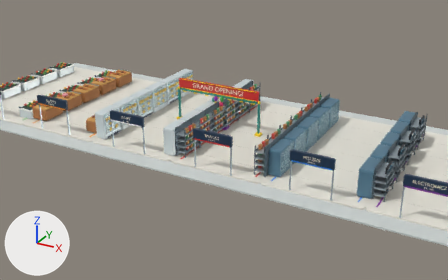
Renders of the Blender file Assets.blend from each side of a commit.
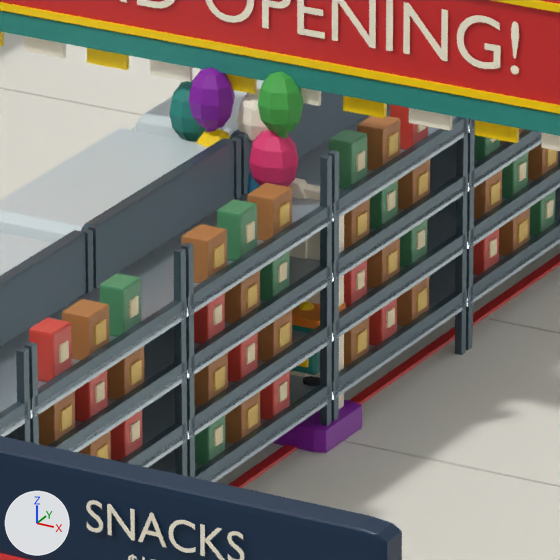
Old and new are each drawn from a camera (50 mm lens) standing at (23.88, -42.39, 20.11) and looking at (0.83, -0.48, -0.84) and again close up on the part from 44% to 55% of the width and 32% to 50% of the height. Lighting does not change. The marker at lower left points along +X, +Y and +Z. The last two pictures show the newer version.

Names of what the first close-up shows: 'Banner bottom gold trim', 'Banner top rail', 'Dairy aisle floor', 'Dairy refrigerator cold cabinet.008', 'Grand opening banner panel', 'Sign GRAND OPENING!', 'Snack display shelf back.001', 'Snack display shelf back.002', 'Snack display shelf.007', 'Snack display shelf.011', 'Snacks aisle floor', 'Snacks aisle header' and 156 more.
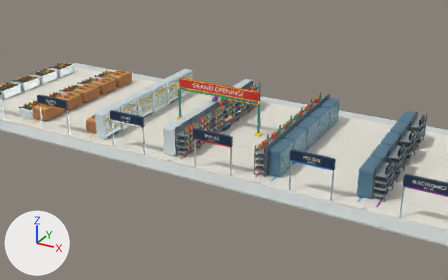
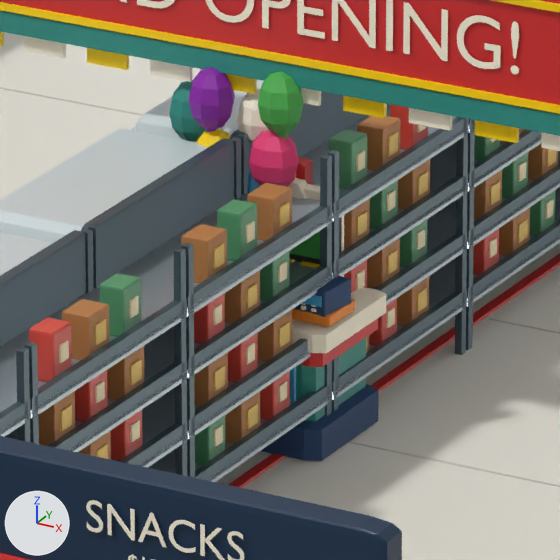
Not visible in the close-ups: 'Terminal key.001', 'Terminal key.003'.

Location of each change, [x1, y1, x2, y2] in pixels of the close-ups (560 x 560 px):
'Register base', added (dark blue)
    after: [261, 384, 378, 461]
'Checkout countertop', added
    after: [292, 287, 386, 353]
'Register cabinet', added (cyan)
    after: [296, 338, 366, 421]
'Payment terminal body', added (dark blue)
    after: [295, 276, 351, 317]
'Display tabletop', added (red)
    after: [299, 318, 378, 367]
'Payment terminal base', added (orange)
    after: [292, 299, 355, 327]
'Register screen', added (green)
    after: [289, 231, 320, 259]
'Sale sign panel', added
    after: [296, 157, 313, 185]
'Register monitor', added
    after: [289, 217, 342, 264]
'Cabinet front panel', added (mostly hidden)
    after: [290, 367, 296, 402]
'Payment terminal display', added
    after: [302, 295, 322, 307]
'Sale product top.005', added (mostly hidden)
    after: [300, 261, 320, 268]
'Terminal key', added
    after: [301, 305, 306, 310]
'Terminal key.002', added
    after: [311, 308, 316, 312]
'Shopper base', unchanged, covered by the edit
    before: [272, 400, 362, 453]

Edits to the bpy script that builds the scene:
```text
Add ob_terminal_key_003:
    ob_terminal_key_003 = bpy.data.objects.new('Terminal key.003', me_goa_cube_goa_celebration_cream)
    ob_terminal_key_003.location = (0.86, -0.375, 1.21)
    ob_terminal_key_003.scale = (0.035, 0.025, 0.022)
Add ob_terminal_key_002:
    ob_terminal_key_002 = bpy.data.objects.new('Terminal key.002', me_goa_cube_goa_celebration_cream)
    ob_terminal_key_002.location = (0.86, -0.375, 1.17)
    ob_terminal_key_002.scale = (0.035, 0.025, 0.022)
Add ob_terminal_key_001:
    ob_terminal_key_001 = bpy.data.objects.new('Terminal key.001', me_goa_cube_goa_celebration_cream)
    ob_terminal_key_001.location = (0.77, -0.375, 1.21)
    ob_terminal_key_001.scale = (0.035, 0.025, 0.022)
Add ob_terminal_key:
    ob_terminal_key = bpy.data.objects.new('Terminal key', me_goa_cube_goa_celebration_cream)
    ob_terminal_key.location = (0.77, -0.375, 1.17)
    ob_terminal_key.scale = (0.035, 0.025, 0.022)
Add ob_payment_terminal_display:
    ob_payment_terminal_display = bpy.data.objects.new('Payment terminal display', me_goa_cube_goa_celebration_blue)
    ob_payment_terminal_display.location = (0.83, -0.378, 1.25)
    ob_payment_terminal_display.scale = (0.19, 0.022, 0.08)
Add ob_payment_terminal_body:
    ob_payment_terminal_body = bpy.data.objects.new('Payment terminal body', me_goa_cube_goa_shopper_trousers)  # modifiers BEVEL
    ob_payment_terminal_body.location = (0.83, -0.2, 1.23)
    ob_payment_terminal_body.rotation_euler = (0.0, 0.0, -0.12)  # degrees (0, 0, -6.9)
    ob_payment_terminal_body.scale = (0.29, 0.34, 0.2)
Add ob_payment_terminal_base:
    ob_payment_terminal_base = bpy.data.objects.new('Payment terminal base', me_goa_cube_goa_cart_orange)  # modifiers BEVEL
    ob_payment_terminal_base.location = (0.83, -0.18, 1.1)
    ob_payment_terminal_base.scale = (0.32, 0.4, 0.08)
Add ob_register_screen:
    ob_register_screen = bpy.data.objects.new('Register screen', me_goa_cube_goa_celebration_green)  # modifiers BEVEL
    ob_register_screen.location = (0.52, -0.048, 1.58)
    ob_register_screen.scale = (0.48, 0.025, 0.29)
Add ob_register_monitor:
    ob_register_monitor = bpy.data.objects.new('Register monitor', me_goa_cube_goa_dark_feature)  # modifiers BEVEL
    ob_register_monitor.location = (0.52, 0.04, 1.57)
    ob_register_monitor.scale = (0.6, 0.16, 0.43)
Add ob_checkout_countertop:
    ob_checkout_countertop = bpy.data.objects.new('Checkout countertop', me_goa_cube_goa_celebration_cream)  # modifiers BEVEL
    ob_checkout_countertop.location = (0.0, 0.0, 0.96)
    ob_checkout_countertop.scale = (2.02, 1.02, 0.16)
Add ob_cabinet_front_panel:
    ob_cabinet_front_panel = bpy.data.objects.new('Cabinet front panel', me_goa_cube_goa_celebration_blue)  # modifiers BEVEL
    ob_cabinet_front_panel.location = (0.0, -0.414, 0.56)
    ob_cabinet_front_panel.scale = (1.44, 0.035, 0.48)
Add ob_register_cabinet:
    ob_register_cabinet = bpy.data.objects.new('Register cabinet', me_goa_cube_goa_celebration_teal)  # modifiers BEVEL
    ob_register_cabinet.location = (0.0, 0.04, 0.57)
    ob_register_cabinet.scale = (1.72, 0.88, 0.66)
Add ob_register_base:
    ob_register_base = bpy.data.objects.new('Register base', me_goa_cube_goa_shopper_trousers)  # modifiers BEVEL
    ob_register_base.location = (0.0, 0.0, 0.14)
    ob_register_base.scale = (1.92, 1.0, 0.28)
Add ob_sale_sign_panel:
    ob_sale_sign_panel = bpy.data.objects.new('Sale sign panel', me_goa_cube_goa_celebration_red)  # modifiers BEVEL
    ob_sale_sign_panel.location = (0.0, 0.25, 1.84)
    ob_sale_sign_panel.scale = (0.94, 0.13, 0.42)
Add ob_sale_product_top_005:
    ob_sale_product_top_005 = bpy.data.objects.new('Sale product top.005', me_goa_cube_goa_celebration_yellow)
    ob_sale_product_top_005.location = (0.68, 0.03, 1.37)
    ob_sale_product_top_005.scale = (0.2, 0.22, 0.035)
Add ob_display_tabletop:
    ob_display_tabletop = bpy.data.objects.new('Display tabletop', me_goa_cube_goa_celebration_red)  # modifiers BEVEL
    ob_display_tabletop.location = (0.0, 0.0, 0.83)
    ob_display_tabletop.scale = (1.92, 0.94, 0.16)
```
